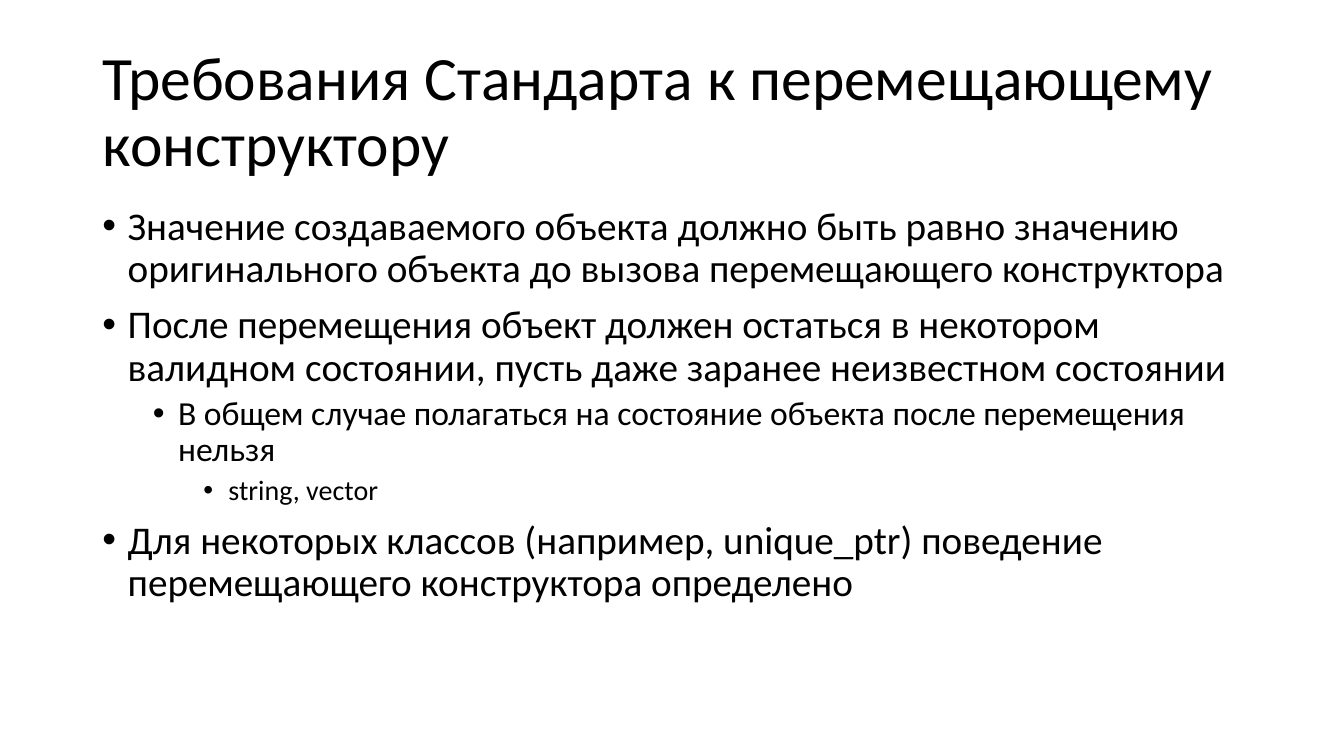
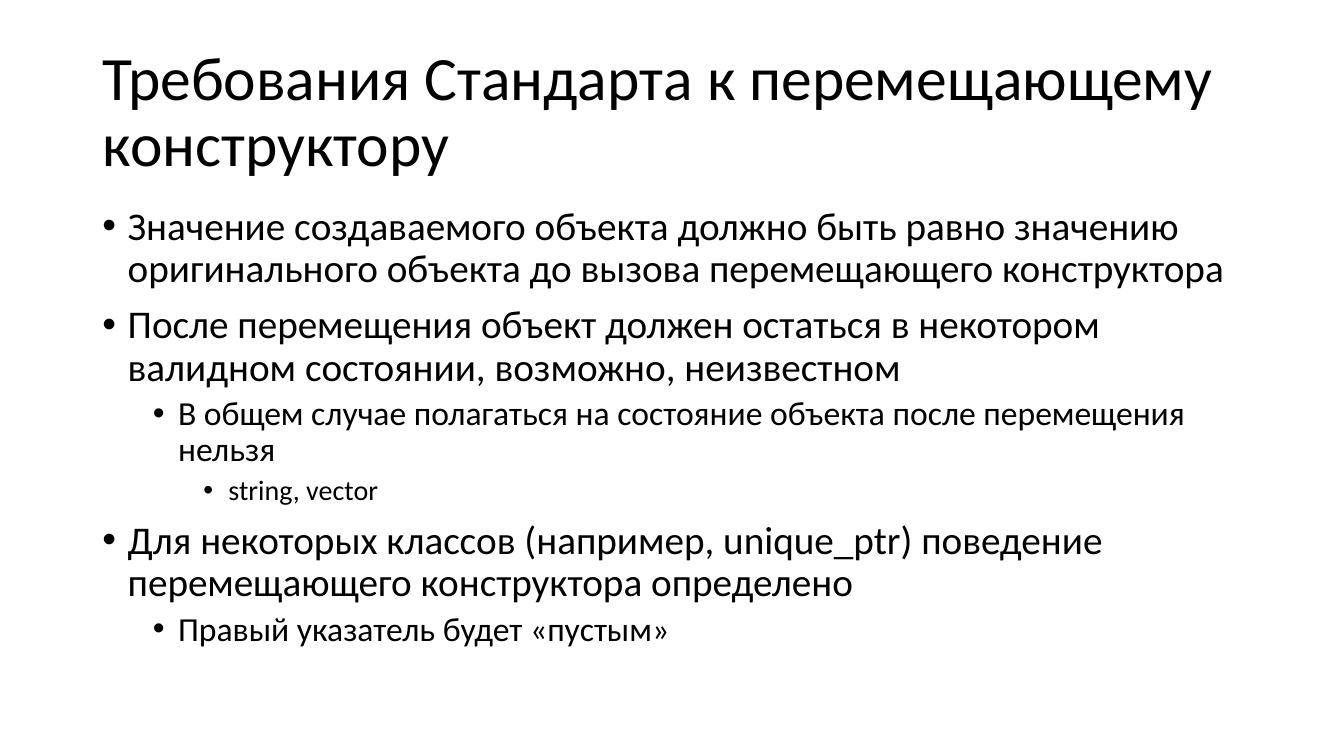
Before and after one commit to alexey-malov/oop, a slide deck: slide 124 of lectures/02/Основы ООП.pptx (slide 120 before the commit). Drawn at 1344x756 pixels with LibreOffice and Linux fonts; fonts in the diff are those of the drawing. Boxes give left, top, right and bottom in pixels: in the first picture for what was removed or moved away, otherwise in the second. Text is boxed around its words. In the diff, an @@ line names an element or a change of style, - is before the commit and + after.

```diff
--- a/lectures/02/Основы ООП.pptx
+++ b/lectures/02/Основы ООП.pptx
@@ text at [128,311,1099,388]: text changed @@
-• После перемещения объект должен остаться в некотором валидном состоянии, пусть даже заранее неизвестном состоянии
+• После перемещения объект должен остаться в некотором валидном состоянии, возможно, неизвестном
@@ text at [178,618,669,647]: paragraph added @@
+  • Правый указатель будет «пустым»
```
Also in this commit, not shown: 11 other slides changed, 10 slides added, 11 other files.
